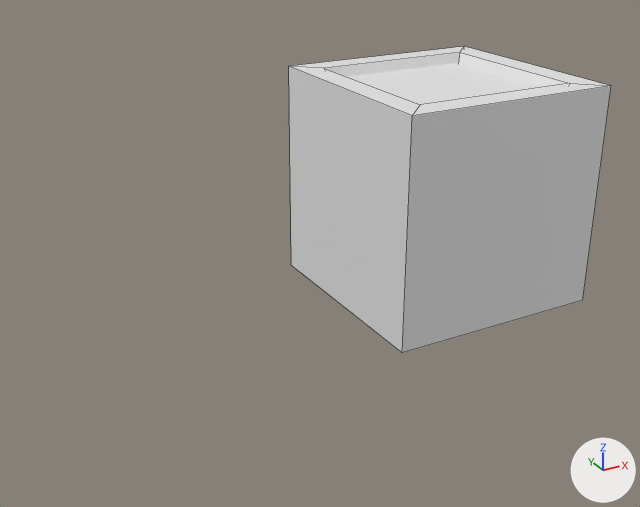
One commit to the Blender file example.blend: the scene before it, then after it.
The view is the same before and after, from a 50 mm camera at (-7.28, -15.42, 8.15) aimed at (1.2, -0.02, 0.44). Lighting does not change. The marker at lower right points along +X, +Y and +Z. Mesh edges are drawn as thin lines.

Before the edit, the objects in view are built like this:
```python
me_cube = bpy.data.meshes.new('Cube')
me_cube.from_pydata(...)  # 16 vertices, 14 faces; spans x -1.0..1.0, y -1.0..1.0, z -1.0..1.0
me_cube.materials.append(mat_material)  # white #e7e7e7
me_cube_124 = bpy.data.meshes.new('Cube.124')
me_cube_124.from_pydata(...)  # a box spanning x -1.0..1.0, y -1.0..1.0, z -1.0..1.0
ob_hollow_object = bpy.data.objects.new('hollow_object', me_cube_124)
ob_hollow_object.location = (2.44, -2.39, 2.54)
ob_hollow_object.scale = (1.89, 1.89, 1.89)
ob_object_with_unconnected_faces = bpy.data.objects.new('object_with_unconnected_faces', me_cube)
ob_object_with_unconnected_faces.location = (2.44, -2.39, 2.54)
ob_object_with_unconnected_faces.scale = (2.08, 2.08, 2.08)
```
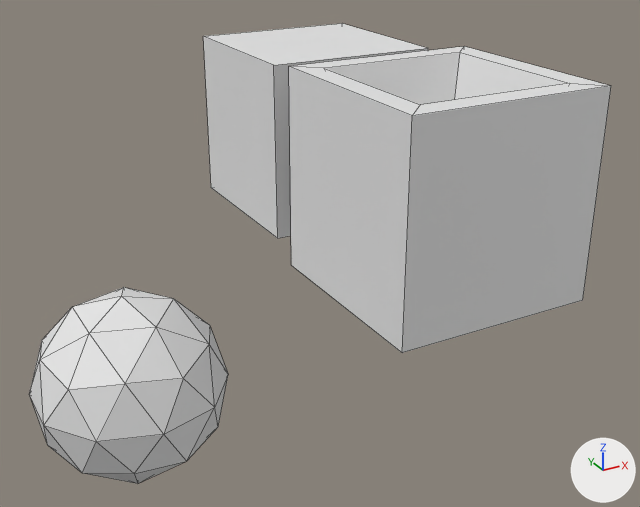
The edits, one by one:
Mesh me_icosphere is new.
It is an icosphere of 80 faces spanning x -0.95..0.95, y -1.0..1.0, z -1.0..1.0.
Object 'hollow_object' (ob_hollow_object) moves from (2.44, -2.39, 2.54) to (2.44, 2.61, 2.54).
Object 'object on -x +y -z' (ob_object_on__x__y__z) is new; it shows me_icosphere.
Its location is (-2.49, 2.63, -3.18).
Its scale is (2.32, 2.32, 2.32).

Changed parts and their boxes (x1, y1, x2, y2) in the pictures (640 x 507 px):
'object on -x +y -z', added
    after: (29, 287, 228, 484)
'hollow_object', moved
    before: (346, 63, 541, 105)
    after: (203, 23, 428, 238)
